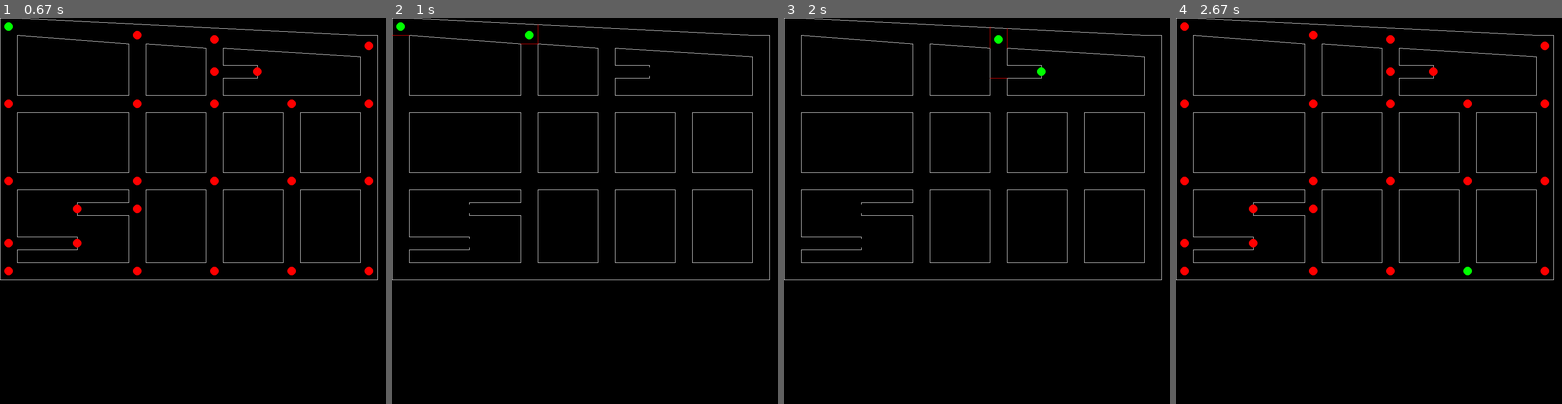
Above: before the commit, frames 1-4 (left to right).
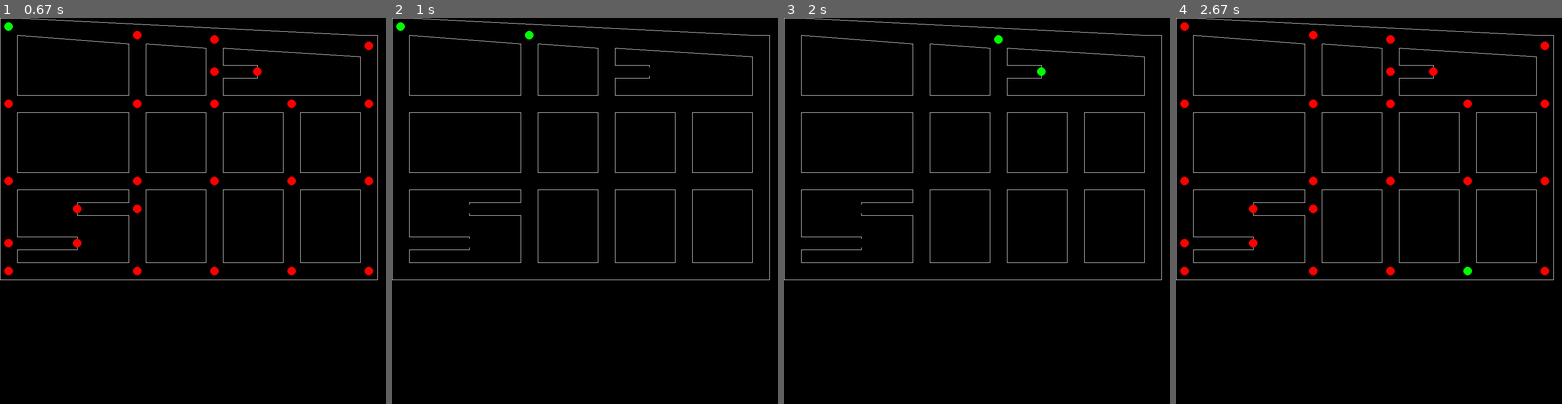
Above: after the commit, the same moments.

Repository: daoducminh/pygame_auto
Game: pygame game, started from main.py
The game is run twice, just before and just after one commit, with the same random seed, the same clock (stepped at 60 frames per second) and the same inputs.
Inputs (mouse positions are in pixels of both pictures, inside the frame that each line leads up to):
- Up to frame 1 (0.67 s): click (7, 25) at 0.38 s
- Up to frame 2 (1 s): click (530, 33) at 0.72 s
- Up to frame 3 (2 s): tap C at 1 s; click (1000, 41) at 1.38 s; click (1042, 72) at 1.72 s
- Up to frame 4 (2.67 s): tap C at 2 s; click (1469, 272) at 2.38 s

Frame 1 is identical in both runs. In frame 2, less than 0.1% of the frame differs, in the area x 0-38%, y 1-7%; in frame 3, less than 0.1%, in the area x 53-58%, y 2-16%; in frame 4, nothing differs.

Commit message:
Update data

Diff:
--- a/csv_handler.py
+++ b/csv_handler.py
@@ -44,7 +44,7 @@
             i['body'] = tuple(i['body'].split('|'))
             i['blocked'] = tuple(tuple(
                 j.split('-')) for j in i['blocked'].split('|')) if i['blocked'] else tuple()
-        a = {
+        data = {
             'axes': axes,
             'board': board,
             'coords': coords,
@@ -53,7 +53,7 @@
             'vertices': vertices
         }
         with open(filename, 'wb') as f:
-            dump(a, f)
+            dump(data, f)
 
 
 if __name__ == "__main__":
--- a/helper.py
+++ b/helper.py
@@ -4,9 +4,15 @@
 from matplotlib import pyplot as plt
 import networkx as nx
 from networkx.algorithms.shortest_paths import dijkstra_path
+from pickle import load
 
 from constants.coordinates import *
 from traffic import Vertex, Edge, Board
+
+
+def init_data(filename):
+    with open(filename, 'r') as f:
+        return load(f)
 
 
 def init_board():
--- a/main.py
+++ b/main.py
@@ -67,9 +67,10 @@
         # draw_vertices(self.screen, self.board, VERTEX_RADIUS)
         # draw_blocked_road(self.screen, (0, 1, 7, 8, 4, 5), self.board, COLOR_RED)
         # draw_car(self.screen, self.car)
-        if len(self.moves) == 2:
-            path = find_shortest_path(self.graph, *self.moves)
-            draw_blocked_road(self.screen, path, self.board, COLOR_RED)
+
+        # if len(self.moves) == 2:
+        #     path = find_shortest_path(self.graph, *self.moves)
+        #     draw_blocked_road(self.screen, path, self.board, COLOR_RED)
 
         self.vertex_group.draw(self.screen)
 
